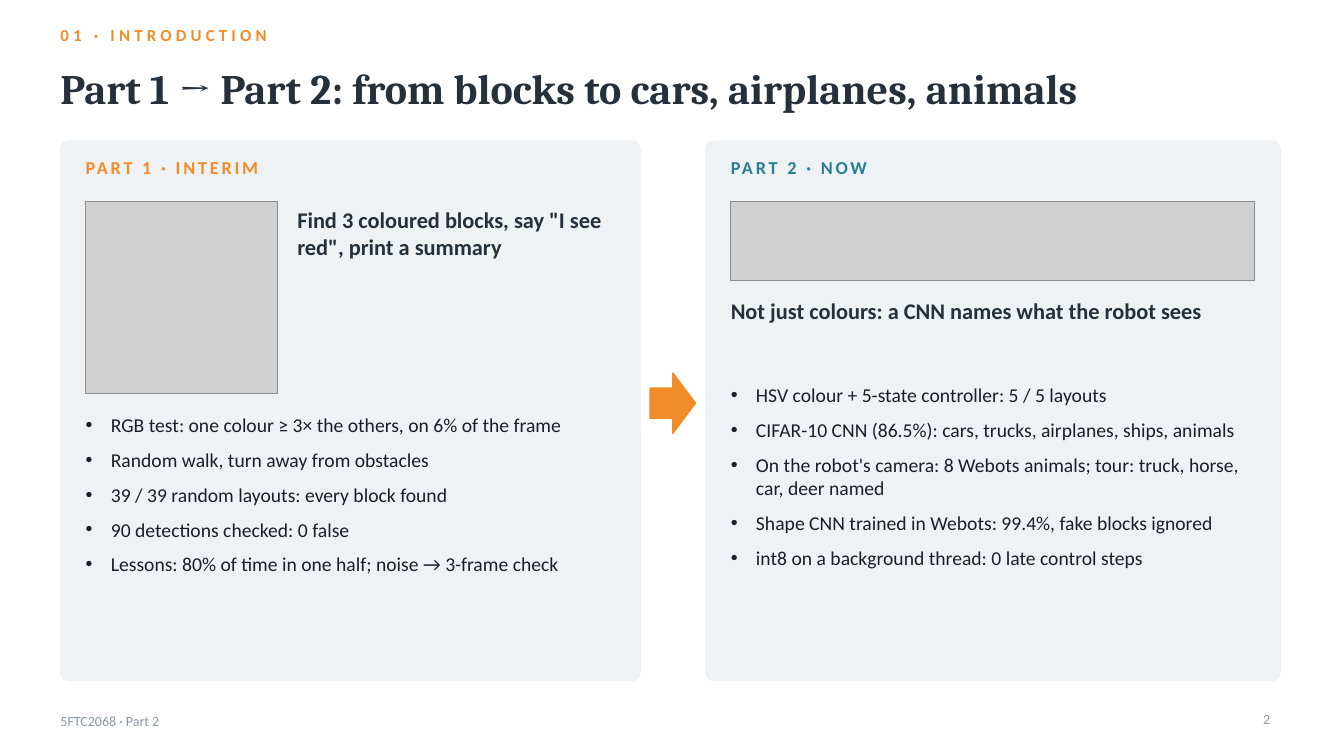
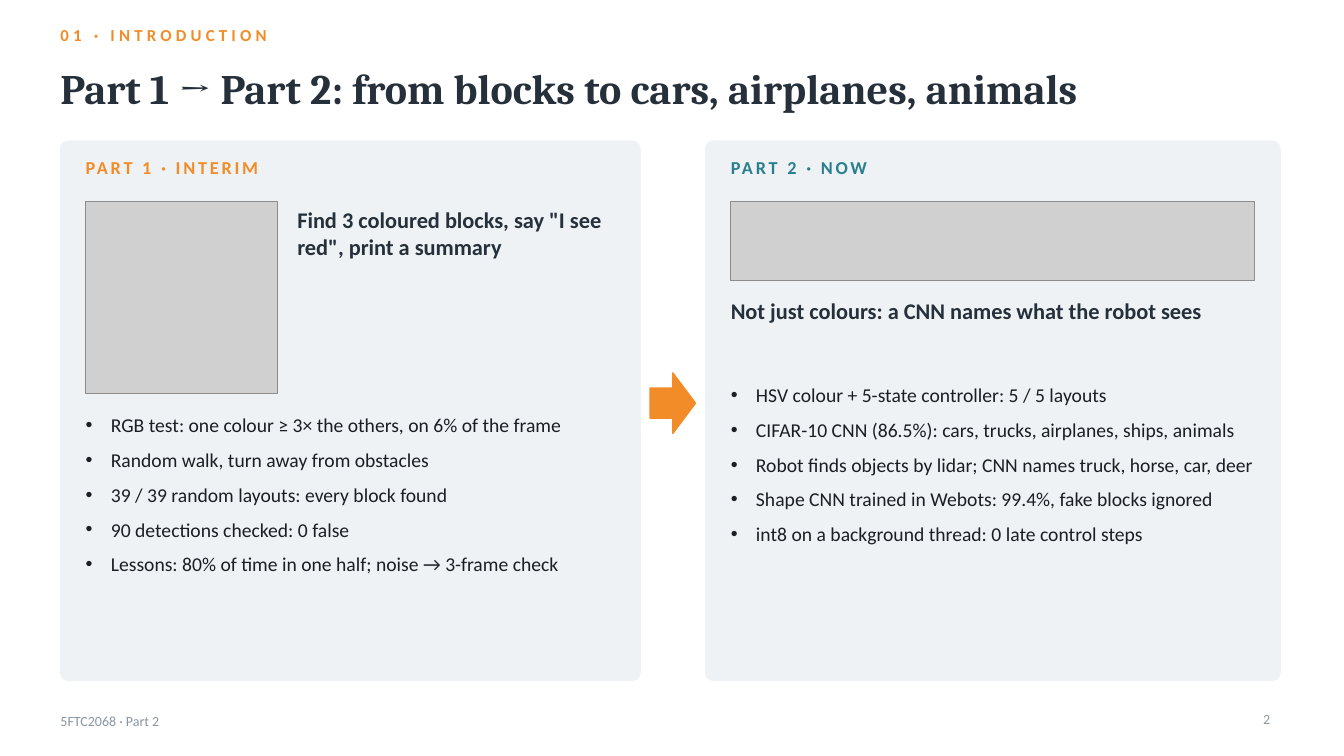
Before and after one commit to kris072008/webots-cnn-colour-detection, a slide deck: slide 2 of report/Krishna_Mahajan_106wucww_Part2_Presentation.pptx. Drawn at 1344x756 pixels with LibreOffice and Linux fonts; fonts in the diff are those of the drawing; grey boxes stand for pictures. Boxes give left, top, right and bottom in pixels: in the first picture for what was removed or moved away, otherwise in the second. Text is boxed around its words. In the diff, an @@ line names an element or a change of style, - is before the commit and + after.

Commit message:
Object tour: robot finds objects with a 360-degree lidar (GPS + IMU for its own pose), on-screen checklist, 'unsure' when views disagree, boat on water; 13 new tests; notebooks, slides and report Section 4.9 updated

```diff
--- a/report/Krishna_Mahajan_106wucww_Part2_Presentation.pptx
+++ b/report/Krishna_Mahajan_106wucww_Part2_Presentation.pptx
@@ text at [756, 458, 1253, 476]: text changed @@
-• On the robot's camera: 8 Webots animals; tour: truck, horse, car, deer named
+• Robot finds objects by lidar; CNN names truck, horse, car, deer
```
Also in this commit, not shown: 2 other slides changed, 48 other files.
